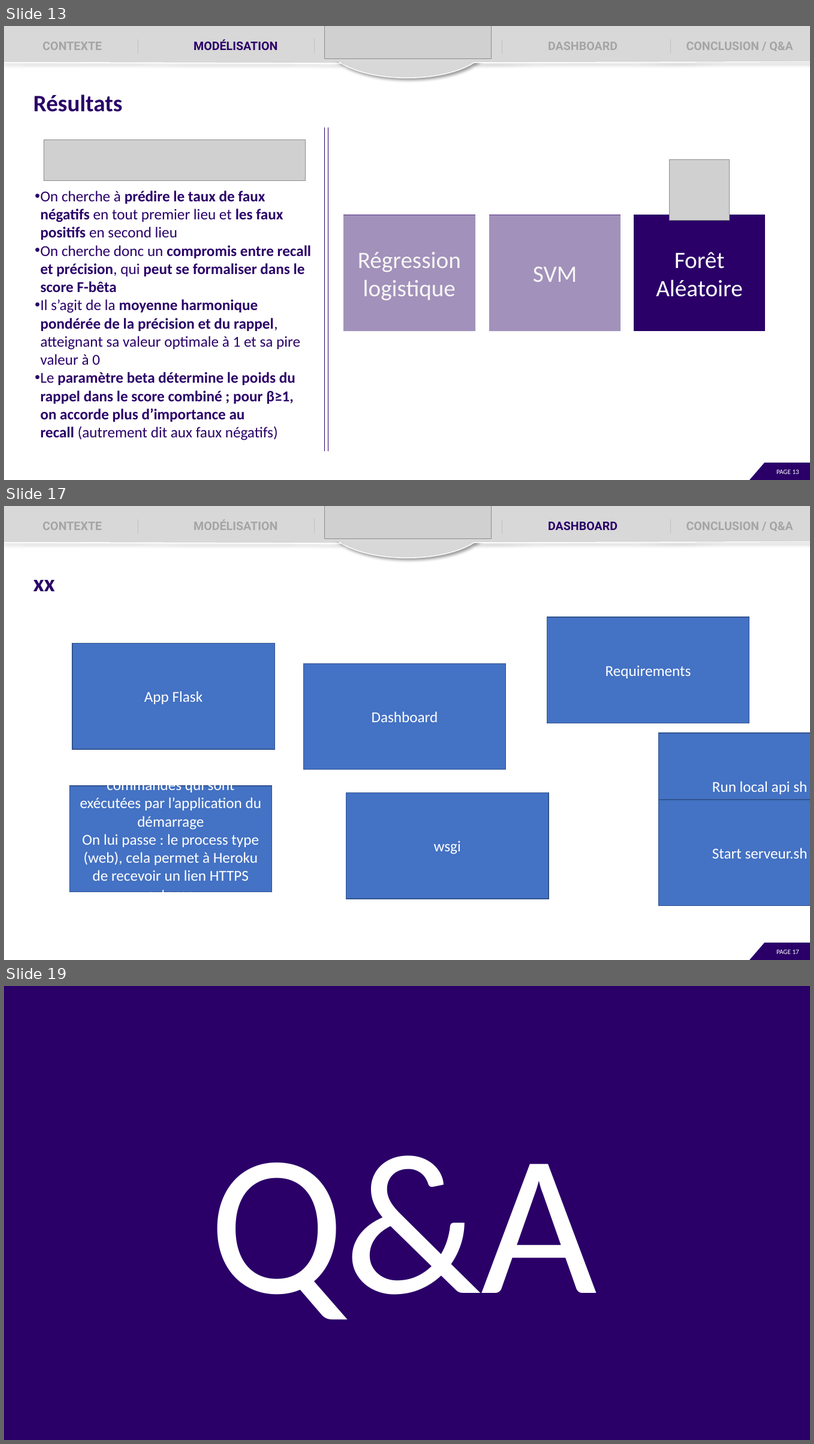
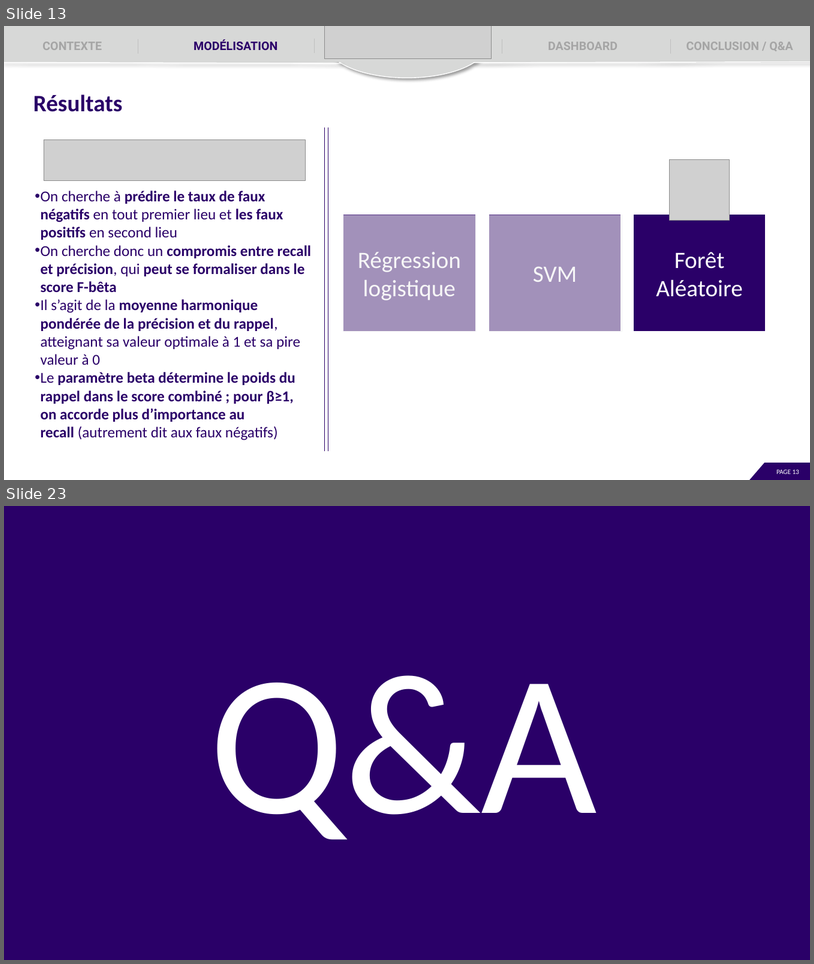
Before and after one commit to EtudiantOC2/implement_scoring_model_v2, a slide deck: evaluation/P7_Presentation.pptx. Shown one above the other, each under a label of ours: slides 13, 17 and 19 before the commit, slides 13 and 23 after it; the slides between them are not shown. The pictures are 814x1444 and 814x964 pixels, drawn with LibreOffice and Linux fonts; fonts in the diff are those of the drawing; grey boxes stand for pictures. Boxes give left, top, right and bottom in pixels: in the first picture for what was removed or moved away, otherwise in the second. Text is boxed around its words. In the diff, an @@ line names an element or a change of style, - is before the commit and + after.

Commit message:
corrections mineures sur le dashboard

```diff
--- a/evaluation/P7_Presentation.pptx
+++ b/evaluation/P7_Presentation.pptx
@@ slide 17 removed at <box>4,506,810,960</box>, background #FFFFFF @@
@@ rectangle removed at <box>4,506,810,542</box> @@
@@ text removed at <box>42,522,102,530</box> @@
-CONTEXTE
@@ line removed from (138, 519) to (138, 533) @@
@@ text removed at <box>194,520,278,530</box> @@
-MODÉLISATION
@@ rectangle removed at <box>303,506,511,541</box> @@
@@ line removed from (315, 519) to (315, 532) @@
@@ picture removed at <box>324,506,492,538</box> @@
@@ ellipse removed at <box>327,506,487,558</box> @@
@@ line removed from (503, 519) to (503, 533) @@
@@ text removed at <box>548,522,618,530</box> @@
-DASHBOARD
@@ line removed from (671, 519) to (671, 533) @@
@@ text removed at <box>687,522,794,531</box> @@
-CONCLUSION / Q&A
@@ line removed from (474, 542) to (810, 541) @@
@@ line removed from (4, 542) to (341, 544) @@
@@ text removed at <box>33,580,55,591</box> @@
-xx
@@ rectangle removed at <box>547,617,750,723</box> @@
-Requirements
@@ rectangle removed at <box>72,643,275,749</box> @@
-App Flask
@@ rectangle removed at <box>303,663,506,769</box> @@
-Dashboard
@@ rectangle removed at <box>659,733,810,839</box> @@
-Run local api sh
@@ rectangle removed at <box>69,786,272,891</box> @@
-Procfile : spécifie les commandes qui sont exécutées par l’application du démarrage
-On lui passe : le process type (web), cela permet à Heroku de recevoir un lien HTTPS externe
@@ rectangle removed at <box>347,793,549,898</box> @@
-wsgi
@@ rectangle removed at <box>659,799,810,905</box> @@
-Start serveur.sh
@@ rectangle removed at <box>750,943,810,960</box> @@
@@ right triangle removed at <box>750,939,767,959</box> @@
@@ page number removed at <box>777,949,800,954</box> @@
-PAGE 17
@@ what was slide 19 is now slide 23 @@
```
Also in this commit, not shown: 4 slides changed, 6 slides added, 1 other slide removed, 1 other file.
